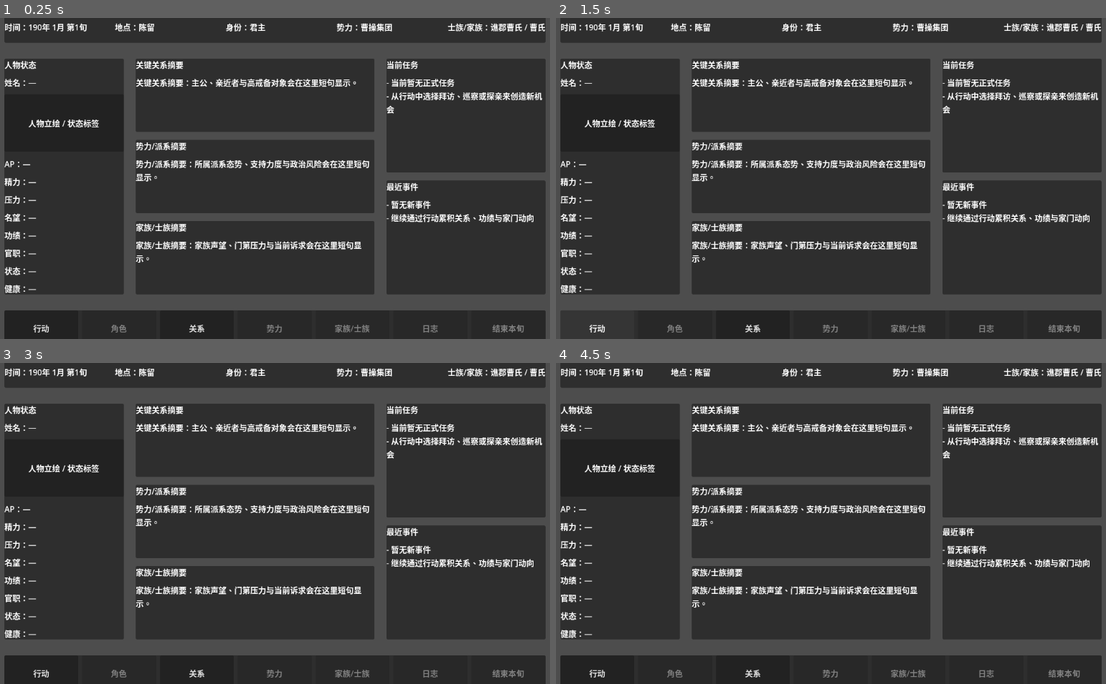
Above: before the commit, frames 1-4 (two rows, left to right).
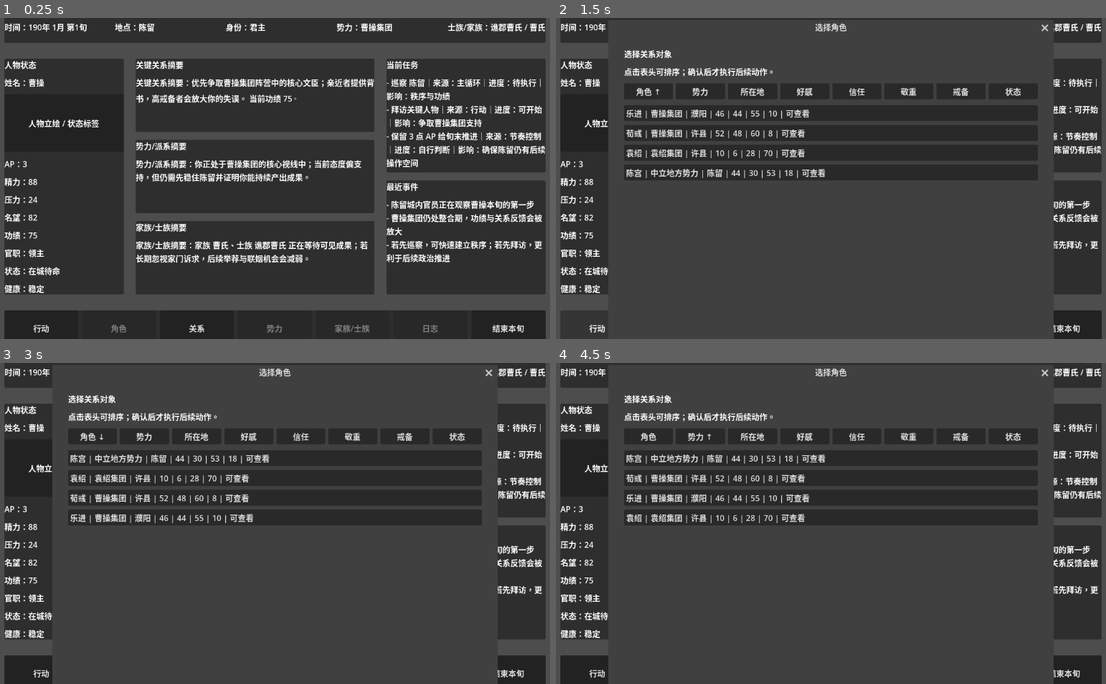
Above: after the commit, the same moments.

Repository: brand6/three-kingdoms-simulator
Game: Godot game, scene res://scenes/main/MainScene.tscn
The game is run twice, just before and just after one commit, with the same random seed, the same clock (stepped at 60 frames per second) and the same inputs.
Inputs (mouse positions are in pixels of both pictures, inside the frame that each line leads up to):
- Up to frame 1 (0.25 s): no input
- Up to frame 2 (1.5 s): click "关系" at 0.5 s; click "行动" at 1.25 s
- Up to frame 3 (3 s): click (506, 674) at 2 s, where only the run after the commit has a clickable "结束本旬"; click (93, 436) at 2.75 s, where only the run after the commit has a clickable "角色 ↑"
- Up to frame 4 (4.5 s): click (649, 436) at 3.5 s, where only the run after the commit has a clickable "角色 ↓"; click (699, 436) at 4.25 s, where only the run after the commit has a clickable "势力"

The runs differ from the first frame. In frame 1, 7.8% of the frame differs, in the area x 4-100%, y 18-98%; in frame 2, 13%; in frame 3, 13%, in the area x 4-100%, y 1-100%; in frame 4, 13%.
Error before the commit: Invalid assignment of property or key 'text' with value of type 'String' on a base object of type 'null instance'. (res://scripts/ui/MainHUD.gd:219)
Error after the commit: Invalid call. Nonexistent function 'get_phase2_action_categories (via call)' in base 'Node (GameRoot.gd)'. (res://scripts/ui/MainHUD.gd:348)

Commit message:
feat(260406-ojk): refresh hud copy for design v1
- retarget MainHUD bindings to the fixed three-column scene layout
- render compact summaries plus list-style task and event copy without notice bar logic

Diff:
--- a/three-kingdoms-simulator/scripts/ui/MainHUD.gd
+++ b/three-kingdoms-simulator/scripts/ui/MainHUD.gd
@@ -1,19 +1,17 @@
 extends Control
 class_name MainHUD
 
-const LOADING_DECISION_TITLE := "推荐行动：先查看城中局势"
-const LOADING_DECISION_BODY := "阶段目标：先确认本旬可投入的 AP 与关键人物，再决定是巡察、拜访还是休整。"
-const LOADING_GOAL_BODY := "可接任务：巡察陈留、拜访重臣、回府安抚家族。"
-const LOADING_FOCUS_BODY := "本旬重点：找出最值得争取的支持者，并为结束本旬保留推进空间。"
-const LOADING_HINT := "正在整理本旬建议…"
 const ERROR_TEXT := "190 样本加载失败。请检查 Luban JSON 导出文件、默认主角 ID 与数据路径配置，然后重新启动项目。"
-const EMPTY_TASK_BODY := "暂无硬性任务时，请优先选择一项能带来关系、功绩或压力缓解的行动。"
-const EMPTY_EVENT_BODY := "若暂未触发事件，系统会继续根据你的所在地、势力位置与关键人物关系给出方向。"
-const EMPTY_NOTICE_BODY := "结束本旬前请确认 AP 是否用尽，并留意是否还有值得拜访的对象。"
-const EXPLANATION_TEXT := "先点行动安排本旬事务；准备完毕后可直接结束本旬。"
+const EMPTY_TASK_TITLE := "当前暂无正式任务"
+const EMPTY_TASK_BODY := "从行动中选择拜访、巡察或探亲来创造新机会"
+const EMPTY_EVENT_BODY := "- 暂无新事件\n- 系统会继续根据你的所在地、势力位置与关键人物关系刷新近期动向"
+const LOADING_RELATION_SUMMARY := "关键关系摘要：正在整理主公、亲近者与高戒备对象的短句摘要。"
+const LOADING_FACTION_SUMMARY := "势力/派系摘要：正在汇总所属势力的支持态势、派系位置与当前风险。"
+const LOADING_CLAN_SUMMARY := "家族/士族摘要：正在读取家族声望、门第期待与当前家门诉求。"
 const END_TURN_TEXT := "结束本旬：确认后将立即结算本旬变化并推进到下一旬。"
 const ACTION_MENU_EMPTY_HEADING := "当前暂无可显示行动"
 const ACTION_MENU_EMPTY_BODY := "请确认会话是否已正确载入，再尝试打开行动菜单。"
+const CATEGORY_EMPTY_BODY := "当前分类下暂无二级动作。后续可在此扩展更多原型行动。"
 const ACTION_LABEL_NAME := "动作名称"
 const ACTION_LABEL_CATEGORY := "行动标签"
 const ACTION_LABEL_AP := "AP"
@@ -35,35 +33,31 @@
 const XUN_SUMMARY_STATS := "主要数值变化"
 const XUN_SUMMARY_RELATIONS := "关系变化摘要"
 const XUN_SUMMARY_PROMPTS := "新提示"
-const ACTION_POPUP_SIZE := Vector2i(760, 360)
+const ACTION_POPUP_SIZE := Vector2i(860, 420)
 const END_XUN_DIALOG_SIZE := Vector2i(420, 180)
 
 @onready var _time_label: Label = get_node("MarginContainer/VBoxContainer/TopBar/TopBarContent/TimeLabel")
 @onready var _city_label: Label = get_node("MarginContainer/VBoxContainer/TopBar/TopBarContent/CityLabel")
 @onready var _identity_label: Label = get_node("MarginContainer/VBoxContainer/TopBar/TopBarContent/IdentityLabel")
 @onready var _faction_label: Label = get_node("MarginContainer/VBoxContainer/TopBar/TopBarContent/FactionLabel")
-@onready var _office_label: Label = get_node("MarginContainer/VBoxContainer/TopBar/TopBarContent/OfficeLabel")
-@onready var _name_label: Label = get_node("MarginContainer/VBoxContainer/MiddleScroll/MiddleBody/PrimaryRow/LeftOverview/LeftOverviewContent/NameLabel")
-@onready var _ap_label: Label = get_node("MarginContainer/VBoxContainer/MiddleScroll/MiddleBody/PrimaryRow/LeftOverview/LeftOverviewContent/APLabel")
-@onready var _energy_label: Label = get_node("MarginContainer/VBoxContainer/MiddleScroll/MiddleBody/PrimaryRow/LeftOverview/LeftOverviewContent/EnergyLabel")
-@onready var _stress_label: Label = get_node("MarginContainer/VBoxContainer/MiddleScroll/MiddleBody/PrimaryRow/LeftOverview/LeftOverviewContent/StressLabel")
-@onready var _fame_label: Label = get_node("MarginContainer/VBoxContainer/MiddleScroll/MiddleBody/PrimaryRow/LeftOverview/LeftOverviewContent/FameLabel")
-@onready var _merit_label: Label = get_node("MarginContainer/VBoxContainer/MiddleScroll/MiddleBody/PrimaryRow/LeftOverview/LeftOverviewContent/MeritLabel")
-@onready var _summary_label: Label = get_node("MarginContainer/VBoxContainer/MiddleScroll/MiddleBody/PrimaryRow/CenterSummary/CenterSummaryContent/CenterCard/CenterCardContent/SummaryLabel")
-@onready var _summary_body: Label = get_node("MarginContainer/VBoxContainer/MiddleScroll/MiddleBody/PrimaryRow/CenterSummary/CenterSummaryContent/CenterCard/CenterCardContent/SummaryBody")
-@onready var _goal_body: Label = get_node("MarginContainer/VBoxContainer/MiddleScroll/MiddleBody/PrimaryRow/CenterSummary/CenterSummaryContent/CenterCard/CenterCardContent/GoalBody")
-@onready var _focus_body: Label = get_node("MarginContainer/VBoxContainer/MiddleScroll/MiddleBody/PrimaryRow/CenterSummary/CenterSummaryContent/CenterCard/CenterCardContent/FocusBody")
-@onready var _success_hint: Label = get_node("MarginContainer/VBoxContainer/MiddleScroll/MiddleBody/PrimaryRow/CenterSummary/CenterSummaryContent/CenterCard/CenterCardContent/SuccessHint")
-@onready var _task_body: Label = get_node("MarginContainer/VBoxContainer/MiddleScroll/MiddleBody/PrimaryRow/RightContext/RightContextContent/TaskBody")
-@onready var _event_body: Label = get_node("MarginContainer/VBoxContainer/MiddleScroll/MiddleBody/PrimaryRow/RightContext/RightContextContent/EventBody")
-@onready var _notice_body: Label = get_node("MarginContainer/VBoxContainer/MiddleScroll/MiddleBody/PrimaryRow/RightContext/RightContextContent/NoticeBody")
-@onready var _relation_summary_body: Label = get_node("MarginContainer/VBoxContainer/MiddleScroll/MiddleBody/SummaryRow/RelationSummaryCard/RelationSummaryContent/RelationSummaryBody")
-@onready var _faction_summary_body: Label = get_node("MarginContainer/VBoxContainer/MiddleScroll/MiddleBody/SummaryRow/FactionSummaryCard/FactionSummaryContent/FactionSummaryBody")
-@onready var _clan_summary_body: Label = get_node("MarginContainer/VBoxContainer/MiddleScroll/MiddleBody/SummaryRow/ClanSummaryCard/ClanSummaryContent/ClanSummaryBody")
-@onready var _explanation_label: Label = get_node("MarginContainer/VBoxContainer/BottomBar/BottomBarContent/ExplanationLabel")
-@onready var _action_button: Button = get_node("MarginContainer/VBoxContainer/BottomBar/BottomBarContent/NavigationRow/ActionButton")
-@onready var _relation_button: Button = get_node("MarginContainer/VBoxContainer/BottomBar/BottomBarContent/NavigationRow/RelationButton")
-@onready var _end_turn_button: Button = get_node("MarginContainer/VBoxContainer/BottomBar/BottomBarContent/NavigationRow/EndTurnButton")
+@onready var _clan_family_label: Label = get_node("MarginContainer/VBoxContainer/TopBar/TopBarContent/ClanFamilyLabel")
+@onready var _name_label: Label = get_node("MarginContainer/VBoxContainer/MainContent/LeftOverview/LeftOverviewContent/NameLabel")
+@onready var _ap_label: Label = get_node("MarginContainer/VBoxContainer/MainContent/LeftOverview/LeftOverviewContent/APLabel")
+@onready var _energy_label: Label = get_node("MarginContainer/VBoxContainer/MainContent/LeftOverview/LeftOverviewContent/EnergyLabel")
+@onready var _stress_label: Label = get_node("MarginContainer/VBoxContainer/MainContent/LeftOverview/LeftOverviewContent/StressLabel")
+@onready var _fame_label: Label = get_node("MarginContainer/VBoxContainer/MainContent/LeftOverview/LeftOverviewContent/FameLabel")
+@onready var _merit_label: Label = get_node("MarginContainer/VBoxContainer/MainContent/LeftOverview/LeftOverviewContent/MeritLabel")
+@onready var _office_info_label: Label = get_node("MarginContainer/VBoxContainer/MainContent/LeftOverview/LeftOverviewContent/OfficeInfoLabel")
+@onready var _status_info_label: Label = get_node("MarginContainer/VBoxContainer/MainContent/LeftOverview/LeftOverviewContent/StatusInfoLabel")
+@onready var _health_info_label: Label = get_node("MarginContainer/VBoxContainer/MainContent/LeftOverview/LeftOverviewContent/HealthInfoLabel")
+@onready var _task_list: Label = get_node("MarginContainer/VBoxContainer/MainContent/RightContext/TaskPanel/TaskPanelContent/TaskListScroll/TaskList")
+@onready var _event_list: Label = get_node("MarginContainer/VBoxContainer/MainContent/RightContext/EventPanel/EventPanelContent/EventListScroll/EventList")
+@onready var _relation_summary_body: Label = get_node("MarginContainer/VBoxContainer/MainContent/CenterSummary/RelationSummaryCard/RelationSummaryContent/RelationSummaryBody")
+@onready var _faction_summary_body: Label = get_node("MarginContainer/VBoxContainer/MainContent/CenterSummary/FactionSummaryCard/FactionSummaryContent/FactionSummaryBody")
+@onready var _clan_summary_body: Label = get_node("MarginContainer/VBoxContainer/MainContent/CenterSummary/ClanSummaryCard/ClanSummaryContent/ClanSummaryBody")
+@onready var _action_button: Button = get_node("MarginContainer/VBoxContainer/BottomBar/BottomBarContent/ActionButton")
+@onready var _relation_button: Button = get_node("MarginContainer/VBoxContainer/BottomBar/BottomBarContent/RelationButton")
+@onready var _end_turn_button: Button = get_node("MarginContainer/VBoxContainer/BottomBar/BottomBarContent/EndTurnButton")
 @onready var _action_menu_popup: PopupPanel = get_node("ActionMenuPopup")
 @onready var _category_heading: Label = get_node("ActionMenuPopup/ActionMenuMargin/ActionMenuLayout/CategoryPanel/CategoryContent/CategoryHeading")
 @onready var _category_list: VBoxContainer = get_node("ActionMenuPopup/ActionMenuMargin/ActionMenuLayout/CategoryPanel/CategoryContent/CategoryList")
@@ -72,7 +66,6 @@
 @onready var _action_empty_state: Label = get_node("ActionMenuPopup/ActionMenuMargin/ActionMenuLayout/ActionPanel/ActionContent/ActionEmptyState")
 @onready var _target_picker_dialog: ConfirmationDialog = get_node("TargetPickerDialog")
 @onready var _target_list: VBoxContainer = get_node("TargetPickerDialog/TargetPickerMargin/TargetPickerContent/TargetListScroll/TargetList")
-@onready var _relation_popup: PopupPanel = get_node("RelationPopup")
 @onready var _relation_list: VBoxContainer = get_node("RelationPopup/RelationMargin/RelationContent/RelationListScroll/RelationList")
 @onready var _character_selector_dialog: ConfirmationDialog = get_node("CharacterSelectorDialog")
 @onready var _character_profile_panel: PopupPanel = get_node("CharacterProfilePanel")
@@ -83,6 +76,7 @@
 @onready var _xun_summary_body: Label = get_node("XunSummaryDialog/XunSummaryMargin/XunSummaryBody")
 
 var _selected_action_id: String = "train"
+var _selected_action_category: String = "成长"
 
 
 func _game_root() -> Node:
@@ -118,14 +112,11 @@
 
 
 func show_loading_state() -> void:
-	_render_decision_panel(LOADING_DECISION_TITLE, LOADING_DECISION_BODY, LOADING_GOAL_BODY, LOADING_FOCUS_BODY, LOADING_HINT)
-	_task_body.text = _fallback_recommendations_text()
-	_event_body.text = EMPTY_EVENT_BODY
-	_notice_body.text = "重要提示：%s" % EMPTY_NOTICE_BODY
-	_relation_summary_body.text = "关键关系摘要：正在整理主公、亲近者与高戒备对象的名单。"
-	_faction_summary_body.text = "派系摘要：正在汇总所属势力的支持态势与当前政治风险。"
-	_clan_summary_body.text = "家族/士族摘要：正在读取家族声望、士族背书与当前家务诉求。"
-	_explanation_label.text = EXPLANATION_TEXT
+	_task_list.text = _empty_task_text()
+	_event_list.text = EMPTY_EVENT_BODY
+	_relation_summary_body.text = LOADING_RELATION_SUMMARY
+	_faction_summary_body.text = LOADING_FACTION_SUMMARY
+	_clan_summary_body.text = LOADING_CLAN_SUMMARY
 	_render_empty_fields()
 
 
@@ -143,61 +134,38 @@
 	var clan_text := _localized_clan(protagonist.clan_id if protagonist != null else "")
 	var family_text := _localized_family(protagonist.family_id if protagonist != null else "")
 	var ap_value := _metric_value(runtime_state, &"ap")
-	var stress_value := _metric_value(runtime_state, &"stress")
 	var merit_value := _metric_value(runtime_state, &"merit")
 
-	_render_decision_panel(
-		"推荐行动：先以巡察稳住%s，再择机拜访重臣" % city_name,
-		"阶段目标：用有限 AP 换取可见政治收益，先稳住城内观感，再为下一旬铺路。",
-		"可接任务：巡察%s、拜访关键文臣、回府处理家族来信。" % city_name,
-		"本旬重点：观察%s内部支持度，确认谁愿意为%s背书，并决定何时结束本旬。" % [faction_name, protagonist_name],
-		"结束本旬前，建议至少完成一次能带来关系或功绩反馈的行动。"
-	)
-
-	_task_body.text = "当前任务：先用 %s 点 AP 稳住%s局势，再决定是否转向拜访与休整。\n- 推荐行动 1：巡察，换取可见功绩\n- 推荐行动 2：拜访，争取关键支持\n- 推荐行动 3：休整，避免压力失控" % [ap_value, city_name]
-	_event_body.text = "最近事件：%s的官员与宗族都在观察你本旬的第一步。若先巡察，可快速建立秩序；若先拜访，则更利于后续关系推进。" % city_name
-	_notice_body.text = "重要提示：%s势力当前仍在整合阶段，若本旬功绩不足，下一旬可用的政治筹码会偏少。" % faction_name
-	_relation_summary_body.text = "关键关系摘要：当前最该争取的人物是%s阵营中的核心文臣；亲近者可提供背书，高戒备者会放大你的失误。" % faction_name
-	_faction_summary_body.text = "派系摘要：你正处于%s的核心视线中。当前态度偏支持，但仍需用巡察与拜访证明你能稳住地方。" % faction_name
-	_clan_summary_body.text = "家族/士族摘要：家族 %s、士族 %s 正在等待你拿出可见成果；若长期忽视家门诉求，后续举荐与联姻机会会减弱。" % [family_text, clan_text]
-	_explanation_label.text = "%s 当前主操作：行动 → 反馈 → 结束本旬。" % END_TURN_TEXT
+	_task_list.text = _build_task_list(city_name, faction_name, ap_value)
+	_event_list.text = _build_event_list(city_name, faction_name, protagonist_name)
+	_relation_summary_body.text = _build_relation_summary(faction_name, merit_value)
+	_faction_summary_body.text = _build_faction_summary(faction_name, city_name)
+	_clan_summary_body.text = _build_clan_summary(family_text, clan_text)
 
 	_time_label.text = _time_text(session)
 	_city_label.text = "地点：%s" % city_name
 	_identity_label.text = "身份：%s" % identity_text
 	_faction_label.text = "势力：%s" % faction_name
-	_office_label.text = "官职：%s" % office_text
+	_clan_family_label.text = "士族/家族：%s / %s" % [clan_text, family_text]
 	_name_label.text = _pair_text("姓名", protagonist_name)
 	_ap_label.text = _metric_text("AP", runtime_state, &"ap")
 	_energy_label.text = _metric_text("精力", runtime_state, &"energy")
 	_stress_label.text = _metric_text("压力", runtime_state, &"stress")
 	_fame_label.text = _metric_text("名望", runtime_state, &"fame")
 	_merit_label.text = _metric_text("功绩", runtime_state, &"merit")
-
-	if stress_value != "—":
-		_notice_body.text += " 当前压力：%s。" % stress_value
-	if merit_value != "—":
-		_relation_summary_body.text += " 当前功绩：%s。" % merit_value
+	_office_info_label.text = "官职：%s" % office_text
+	_status_info_label.text = "状态：%s" % _status_text(runtime_state)
+	_health_info_label.text = "健康：%s" % _health_text(runtime_state)
 	_end_turn_button.disabled = false
 	_refresh_overlay_data()
 
 
 func show_error_state(message: String) -> void:
-	_render_decision_panel(
-		"推荐行动：先修复入口数据",
-		"阶段目标：恢复 190 样本载入后，再继续验证 HUD 的推荐行动与旬推进结构。",
-		"可接任务：检查数据文件、确认默认主角、重新启动项目。",
-		"本旬重点：先解决阻塞问题，再考虑关系、派系与家族摘要。",
-		"错误详情已写入主面板，请修复后重新进入。"
-	)
-	_summary_body.text = "%s\n%s" % [ERROR_TEXT, _display_value(message)]
-	_task_body.text = _fallback_recommendations_text()
-	_event_body.text = EMPTY_EVENT_BODY
-	_notice_body.text = "重要提示：请修复数据后重新启动，再执行行动或结束本旬。"
+	_task_list.text = "- 入口异常\n- 检查数据文件、确认默认主角，并在修复后重新启动项目"
+	_event_list.text = "- 启动失败\n- %s\n- %s" % [ERROR_TEXT, _display_value(message)]
 	_relation_summary_body.text = "关键关系摘要：数据尚未载入，无法生成可信关系提示。"
-	_faction_summary_body.text = "派系摘要：数据尚未载入，无法判断当前政治环境。"
+	_faction_summary_body.text = "势力/派系摘要：数据尚未载入，无法判断当前政治环境。"
 	_clan_summary_body.text = "家族/士族摘要：数据尚未载入，无法提供家门与士族背景提示。"
-	_explanation_label.text = EXPLANATION_TEXT
 	_render_empty_fields()
 
 
@@ -206,25 +174,65 @@
 	_city_label.text = "地点：—"
 	_identity_label.text = "身份：—"
 	_faction_label.text = "势力：—"
-	_office_label.text = "官职：—"
+	_clan_family_label.text = "士族/家族：—"
 	_name_label.text = _pair_text("姓名", "")
 	_ap_label.text = _pair_text("AP", null)
 	_energy_label.text = _pair_text("精力", null)
 	_stress_label.text = _pair_text("压力", null)
 	_fame_label.text = _pair_text("名望", null)
 	_merit_label.text = _pair_text("功绩", null)
-
-
-func _render_decision_panel(title: String, body: String, goal_body: String, focus_body: String, hint: String) -> void:
-	_summary_label.text = title
-	_summary_body.text = body
-	_goal_body.text = goal_body
-	_focus_body.text = focus_body
-	_success_hint.text = hint
-
-
-func _fallback_recommendations_text() -> String:
-	return "当前任务：%s\n- 推荐行动 1：拜访关键人物，提前铺路\n- 推荐行动 2：巡察当前城市，换取秩序与功绩\n- 推荐行动 3：回府休整，缓解压力后再结束本旬" % EMPTY_TASK_BODY
+	_office_info_label.text = "官职：—"
+	_status_info_label.text = "状态：待命"
+	_health_info_label.text = "健康：稳定"
+
+
+func _empty_task_text() -> String:
+	return "- %s\n- %s" % [EMPTY_TASK_TITLE, EMPTY_TASK_BODY]
+
+
+func _build_task_list(city_name: String, faction_name: String, ap_value: String) -> String:
+	return "- 巡察 %s｜来源：主循环｜进度：待执行｜影响：秩序与功绩\n- 拜访关键人物｜来源：行动｜进度：可开始｜影响：争取%s支持\n- 保留 %s 点 AP 给旬末推进｜来源：节奏控制｜进度：自行判断｜影响：确保%s仍有后续操作空间" % [city_name, faction_name, ap_value, city_name]
+
+
+func _build_event_list(city_name: String, faction_name: String, protagonist_name: String) -> String:
+	return "- %s城内官员正在观察%s本旬的第一步\n- %s仍处整合期，功绩与关系反馈会被放大\n- 若先巡察，可快速建立秩序；若先拜访，更利于后续政治推进" % [city_name, protagonist_name, faction_name]
+
+
+func _build_relation_summary(faction_name: String, merit_value: String) -> String:
+	var text := "关键关系摘要：优先争取%s阵营中的核心文臣；亲近者提供背书，高戒备者会放大你的失误。" % faction_name
+	if merit_value != "—":
+		text += " 当前功绩 %s。" % merit_value
+	return text
+
+
+func _build_faction_summary(faction_name: String, city_name: String) -> String:
+	return "势力/派系摘要：你正处于%s的核心视线中；当前态度偏支持，但仍需先稳住%s并证明你能持续产出成果。" % [faction_name, city_name]
+
+
+func _build_clan_summary(family_text: String, clan_text: String) -> String:
+	return "家族/士族摘要：家族 %s、士族 %s 正在等待可见成果；若长期忽视家门诉求，后续举荐与联姻机会会减弱。" % [family_text, clan_text]
+
+
+func _status_text(runtime_state: RuntimeCharacterState) -> String:
+	if runtime_state == null:
+		return "待命"
+	if runtime_state.stress >= 70:
+		return "承压"
+	if runtime_state.energy <= 30:
+		return "疲惫"
+	if runtime_state.ap <= 0:
+		return "本旬已尽力"
+	return "在城待命"
+
+
+func _health_text(runtime_state: RuntimeCharacterState) -> String:
+	if runtime_state == null:
+		return "稳定"
+	if runtime_state.energy <= 20:
+		return "欠佳"
+	if runtime_state.stress >= 80:
+		return "需要休整"
+	return "稳定"
 
 
 func _time_text(session: GameSession) -> String:
@@ -334,66 +342,92 @@
 
 
 func _refresh_action_menu() -> void:
-	_category_heading.text = "基础行动"
-	_action_heading.text = "行动详情"
+	_category_heading.text = "一级分类"
 	_clear_children(_category_list)
 	_clear_children(_action_list)
+	var categories: Array = _game_root().call("get_phase2_action_categories")
 	var actions: Array = _game_root().call("get_available_phase2_actions")
+	if categories.is_empty() and actions.is_empty():
+		_action_empty_state.visible = true
+		_action_empty_state.text = "%s\n%s" % [ACTION_MENU_EMPTY_HEADING, ACTION_MENU_EMPTY_BODY]
+		return
+	if categories.is_empty():
+		categories = ["成长", "关系", "政务", "军事", "家族", "移动"]
+	if not categories.has(_selected_action_category):
+		_selected_action_category = str(categories[0])
+	for category in categories:
+		var button := Button.new()
+		button.text = str(category)
+		button.size_flags_horizontal = Control.SIZE_EXPAND_FILL
+		button.theme_type_variation = &"PrimaryButton" if str(category) == _selected_action_category else &"Button"
+		button.pressed.connect(_on_action_category_pressed.bind(str(category)))
+		_category_list.add_child(button)
+	var category_actions := _filter_actions_by_category(actions, _selected_action_category)
+	_action_heading.text = "二级动作：%s" % _selected_action_category
+	if not category_actions.is_empty():
+		var action_ids := _action_ids(category_actions)
+		if not action_ids.has(_selected_action_id):
+			_selected_action_id = str(category_actions[0].id)
+	else:
+		_selected_action_id = ""
+	_action_empty_state.visible = false
+	_render_action_entries(category_actions)
+
+
+func _render_action_entries(actions: Array) -> void:
 	if actions.is_empty():
 		_action_empty_state.visible = true
-		_action_empty_state.text = "%s\n%s" % [ACTION_MENU_EMPTY_HEADING, ACTION_MENU_EMPTY_BODY]
-		return
-	var action_ids := _action_ids(actions)
-	if not action_ids.has(_selected_action_id):
-		_selected_action_id = str(actions[0].id)
+		_action_empty_state.text = CATEGORY_EMPTY_BODY
+		return
 	for spec in actions:
+		var card := PanelContainer.new()
+		card.size_flags_horizontal = Control.SIZE_EXPAND_FILL
+		var content := VBoxContainer.new()
+		content.add_theme_constant_override("separation", 6)
+		card.add_child(content)
+		var title := Label.new()
+		title.text = "%s%s" % [spec.display_name, "（当前选中）" if str(spec.id) == _selected_action_id else ""]
+		title.theme_type_variation = &"HeadingLabel"
+		content.add_child(title)
+		for line in [
+			"%s：%d｜%s：%s｜%s：%s" % [ACTION_LABEL_AP, spec.ap_cost, ACTION_LABEL_ENERGY, _signed_value(spec.energy_delta), ACTION_LABEL_TARGET, _localized_target_type(spec.target_type)],
+			"%s：%s" % [ACTION_LABEL_EFFECT, spec.effect_summary],
+		]:
+			var label := Label.new()
+			label.autowrap_mode = TextServer.AUTOWRAP_WORD_SMART
+			label.text = line
+			content.add_child(label)
+		var disabled_reason := str(spec.disabled_reason)
+		var reason_label := Label.new()
+		reason_label.autowrap_mode = TextServer.AUTOWRAP_WORD_SMART
+		reason_label.text = "%s：%s" % [ACTION_LABEL_DISABLED, disabled_reason if not disabled_reason.is_empty() else "可执行"]
+		content.add_child(reason_label)
 		var button := Button.new()
-		button.text = str(spec.display_name)
 		button.size_flags_horizontal = Control.SIZE_EXPAND_FILL
+		button.disabled = not disabled_reason.is_empty()
 		button.theme_type_variation = &"PrimaryButton" if str(spec.id) == _selected_action_id else &"Button"
-		button.tooltip_text = _format_action_row(spec)
-		button.pressed.connect(func() -> void:
-			_select_action(str(spec.id))
-			_refresh_action_menu()
-		)
-		_category_list.add_child(button)
-	_action_empty_state.visible = false
-	var selected_spec = _find_action_spec(actions, _selected_action_id)
-	if selected_spec != null:
-		_render_action_detail(selected_spec)
-
-
-func _render_action_detail(spec: Variant) -> void:
-	_action_heading.text = "行动详情：%s" % spec.display_name
-	for line in [
-		"%s：%s" % [ACTION_LABEL_NAME, spec.display_name],
-		"%s：%s" % [ACTION_LABEL_CATEGORY, spec.category_id],
-		"%s：%d" % [ACTION_LABEL_AP, spec.ap_cost],
-		"%s：%s" % [ACTION_LABEL_ENERGY, _signed_value(spec.energy_delta)],
-		"%s：%s" % [ACTION_LABEL_TARGET, _localized_target_type(spec.target_type)],
-		"%s：%s" % [ACTION_LABEL_EFFECT, spec.effect_summary],
-	]:
-		var label := Label.new()
-		label.autowrap_mode = TextServer.AUTOWRAP_WORD_SMART
-		label.text = line
-		_action_list.add_child(label)
-	var disabled_reason := str(spec.disabled_reason)
-	var reason_label := Label.new()
-	reason_label.autowrap_mode = TextServer.AUTOWRAP_WORD_SMART
-	reason_label.text = "%s：%s" % [ACTION_LABEL_DISABLED, disabled_reason if not disabled_reason.is_empty() else "可执行"]
-	_action_list.add_child(reason_label)
-	var button := Button.new()
-	button.size_flags_horizontal = Control.SIZE_EXPAND_FILL
-	button.disabled = not disabled_reason.is_empty()
-	button.text = "选择目标" if str(spec.target_type) == "character" else "执行行动"
-	button.pressed.connect(func() -> void:
-		_handle_action_selected(spec)
-	)
-	_action_list.add_child(button)
+		button.text = "选择目标" if str(spec.target_type) == "character" else "执行行动"
+		button.pressed.connect(_on_action_entry_pressed.bind(spec))
+		content.add_child(button)
+		_action_list.add_child(card)
 
 
 func _select_action(action_id: String) -> void:
 	_selected_action_id = action_id
+
+
+func _select_action_category(category_id: String) -> void:
+	_selected_action_category = category_id
+
+
+func _on_action_category_pressed(category_id: String) -> void:
+	_select_action_category(category_id)
+	_refresh_action_menu()
+
+
+func _on_action_entry_pressed(spec: Variant) -> void:
+	_select_action(str(spec.id))
+	_handle_action_selected(spec)
 
 
 func _action_ids(actions: Array) -> Array:
@@ -410,10 +444,18 @@
 	return null
 
 
+func _filter_actions_by_category(actions: Array, category_id: String) -> Array:
+	var filtered: Array = []
+	for spec in actions:
+		if str(spec.category_id) == category_id:
+			filtered.append(spec)
+	return filtered
+
+
 func _popup_action_menu() -> void:
 	_action_menu_popup.reset_size()
 	var button_rect := _action_button.get_global_rect()
-	var popup_position := Vector2i(button_rect.position.x, max(24.0, button_rect.position.y - float(ACTION_POPUP_SIZE.y) - 12.0))
+	var popup_position := Vector2i(int(button_rect.position.x), int(max(24.0, button_rect.position.y - float(ACTION_POPUP_SIZE.y) - 12.0)))
 	_action_menu_popup.popup(Rect2i(popup_position, ACTION_POPUP_SIZE))
 
 
@@ -448,8 +490,10 @@
 	if not str(spec.disabled_reason).is_empty():
 		return
 	if spec.id == "visit":
+		_action_menu_popup.hide()
 		_open_character_selector("visit")
 		return
+	_action_menu_popup.hide()
 	var result = _game_root().call("execute_phase2_action", spec.id, "")
 	_show_action_result(result)
 	show_success_state(_game_root().current_session)
@@ -567,8 +611,8 @@
 		clue_text if not clue_text.is_empty() else "无"
 	]
 	_action_result_dialog.popup_centered_ratio(0.45)
-	_task_body.text = "最近行动：%s\n%s：%s" % [result.title, RESULT_LABEL_REASON, result.reason_text]
-	_event_body.text = "结果反馈：%s\n%s：%s" % [result.summary_line, RESULT_LABEL_STATS, _format_stat_delta_text(result.stat_deltas)]
+	_task_list.text = "- 最近行动：%s\n- %s：%s\n- 下一步：继续从行动中巩固关系或秩序收益" % [result.title, RESULT_LABEL_REASON, result.reason_text]
+	_event_list.text = "- 结果反馈：%s\n- %s：%s\n- %s：%s" % [result.summary_line, RESULT_LABEL_STATS, _format_stat_delta_text(result.stat_deltas), RESULT_LABEL_RELATIONS, relation_text]
 	_relation_summary_body.text = "关键关系摘要：%s" % relation_text
 
 
@@ -600,8 +644,8 @@
 		"\n".join(summary.prompt_lines),
 	]
 	_xun_summary_dialog.popup_centered_ratio(0.5)
-	_success_hint.text = summary.prompt_lines[0] if not summary.prompt_lines.is_empty() else "新提示：下旬请继续规划关键行动。"
-	_notice_body.text = summary.prompt_lines[0] if not summary.prompt_lines.is_empty() else "新提示：下旬请继续规划关键行动。"
+	_task_list.text = "- 本旬已结束\n- 下旬建议：%s" % (summary.prompt_lines[0] if not summary.prompt_lines.is_empty() else "继续规划关键行动")
+	_event_list.text = "- 旬末总结已生成\n- %s" % (summary.action_lines[0] if not summary.action_lines.is_empty() else END_TURN_TEXT)
 
 
 func _format_summary_dict(values: Dictionary) -> String:
